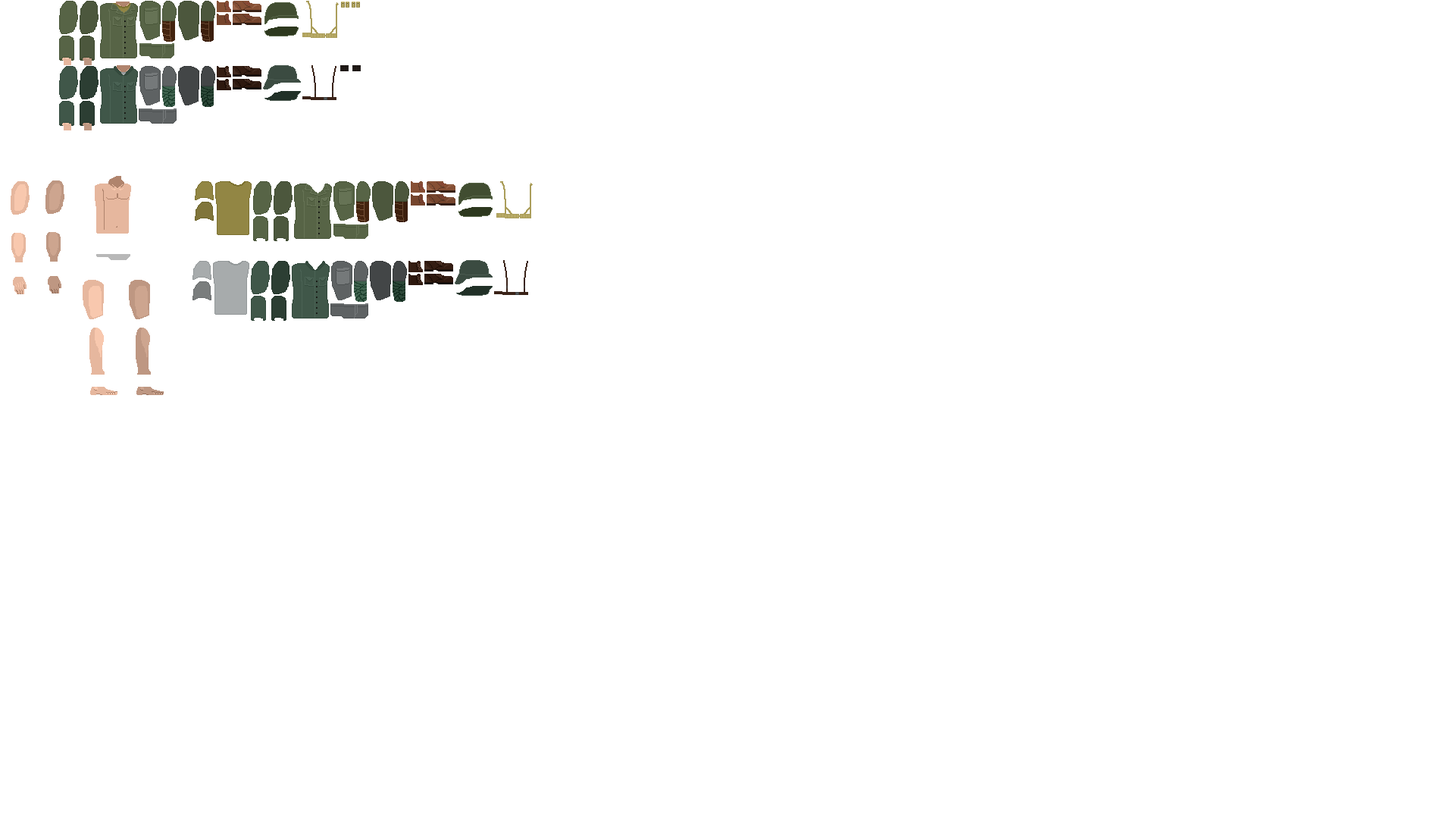
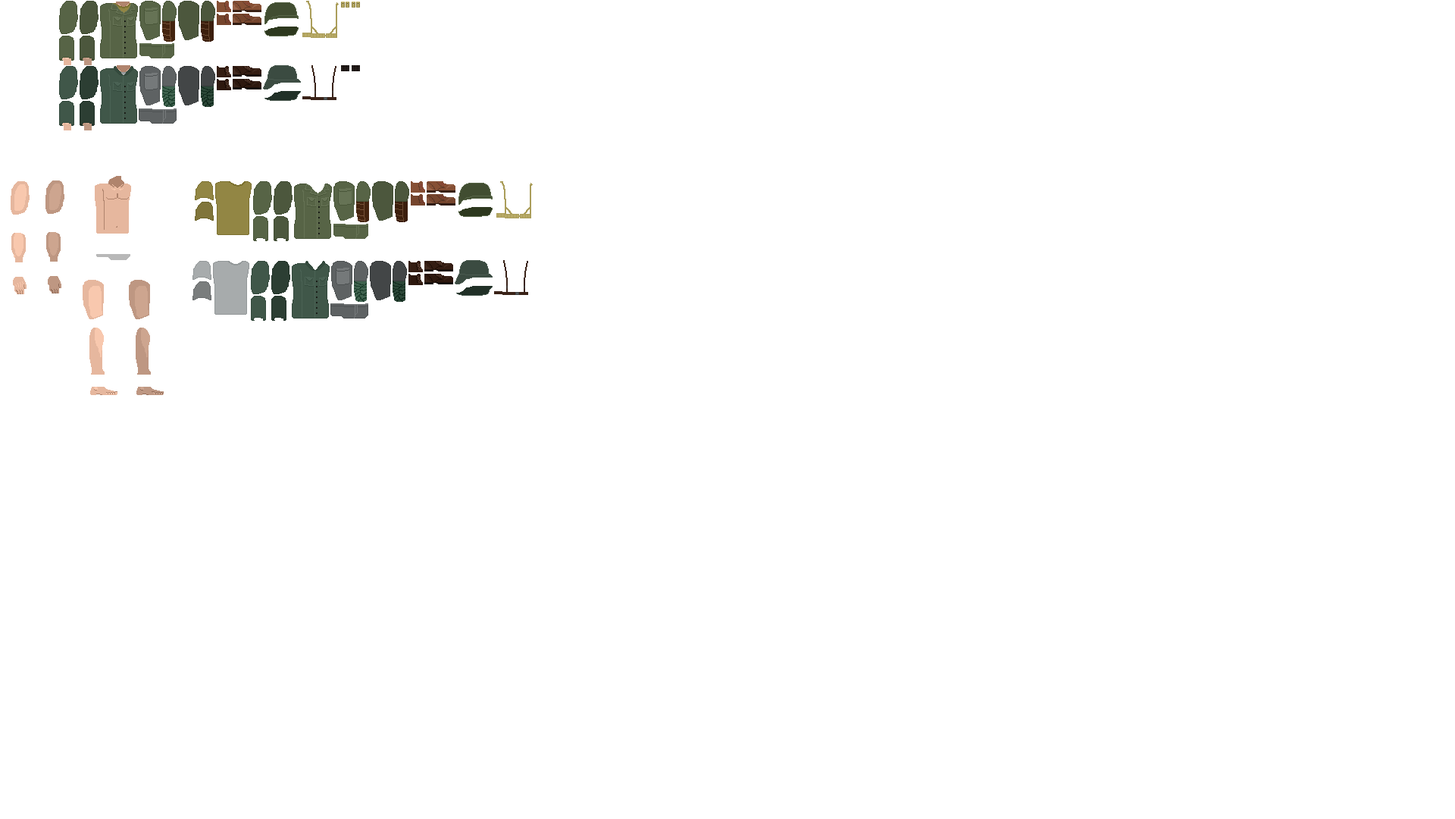
Layer changes from the first 1455 x 819 image to the second:
painted on "Pouches" over (340, 65, 361, 72)
